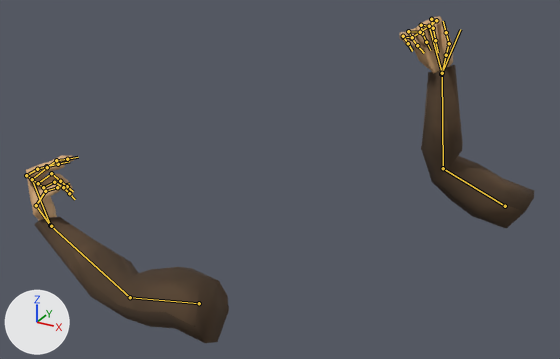
The FBX model fs_dev2_team_Deepest/Assets/Prefabs/Player/IKarm.fbx: old version first, new version second.
The view is the same before and after, from a camera (50 mm lens) standing at (1.9, -4.31, 2.42) and looking at (-0.42, -0.08, 0.31). The lights are fixed; the arrows at lower left show +X, +Y and +Z. The older version comes first. Both versions are drawn at frame 1 of the action 'Arms|SwordSwing'; the numbers are the values there. The bones that change, and the others that lie on the model, are drawn over the model as lines.
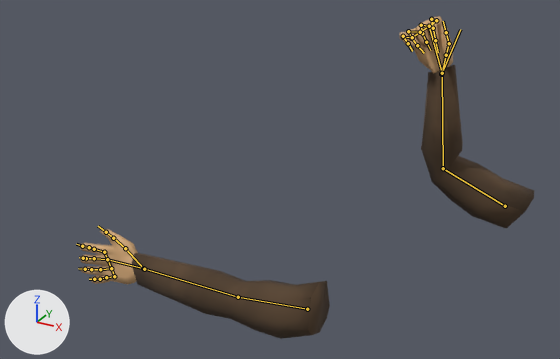
Location of each change, (x1, y1, x2, y2) in pixels of the pictures (560 x 359 px):
'Cylinder.001', posed (10% narrower): before (26, 16, 534, 343); after (79, 16, 534, 339)
bone 'SHOULDER.L', root to tip: before (199, 303) to (130, 297); after (307, 309) to (238, 297)
bone 'ARM.L', root to tip: before (130, 297) to (50, 225); after (238, 297) to (143, 268)
bone 'THUMB1.L', root to tip: before (50, 225) to (36, 205); after (143, 268) to (125, 248)
bone 'THUMB2.L', root to tip: before (36, 205) to (45, 191); after (125, 248) to (113, 238)
bone 'THUMB3.L', root to tip: before (45, 191) to (57, 187); after (113, 238) to (106, 232)
bone 'HAND.L', root to tip: before (50, 225) to (32, 179); after (143, 268) to (107, 259)
bone 'POINTER1.L', root to tip: before (26, 175) to (37, 169); after (104, 252) to (94, 249)
bone 'MIDDLE1.L', root to tip: before (32, 179) to (47, 167); after (107, 259) to (94, 258)
bone 'RING1.L', root to tip: before (38, 183) to (51, 173); after (111, 268) to (100, 269)
bone 'RING2.L', root to tip: before (51, 173) to (60, 181); after (100, 269) to (91, 269)
bone 'PINKY1.L', root to tip: before (43, 187) to (54, 182); after (114, 276) to (106, 277)
bone 'PINKY2.L', root to tip: before (54, 182) to (63, 187); after (106, 277) to (100, 279)
bone 'PINKY3.L', root to tip: before (63, 187) to (69, 193); after (100, 279) to (94, 279)

Diff of the bpy script that builds the scene:
```diff
--- a/fs_dev2_team_Deepest/Assets/Prefabs/Player/IKarm.fbx.py
+++ b/fs_dev2_team_Deepest/Assets/Prefabs/Player/IKarm.fbx.py
@@ bone_shoulder_l @@
 bone_shoulder_l = bpy.data.objects['Arms'].pose.bones['SHOULDER.L']
-bone_shoulder_l.location = (-0.76, 0.302, 0.054)
-bone_shoulder_l.rotation_quaternion = (-0.432, 0.032, 0.9, -0.042)  # degrees (9, -129, -9)
+bone_shoulder_l.location = (0.0, 0.049, -0.361)
+bone_shoulder_l.rotation_quaternion = (1.0, 0.0, 0.0, 0.0)  # degrees (0, 0, 0)
@@ bone_arm_l @@
 bone_arm_l = bpy.data.objects['Arms'].pose.bones['ARM.L']  # child of 'SHOULDER.L'
-bone_arm_l.rotation_quaternion = (0.937, -0.279, 0.106, -0.181)  # degrees (-34, 6, -24)
+bone_arm_l.rotation_quaternion = (1.0, 0.0, 0.0, 0.0)  # degrees (0, 0, 0)
@@ bone_thumb1_l @@
 bone_thumb1_l = bpy.data.objects['Arms'].pose.bones['THUMB1.L']  # child of 'ARM.L'
-bone_thumb1_l.rotation_quaternion = (0.763, 0.052, 0.173, -0.621)  # degrees (-8, 19, -80)
+bone_thumb1_l.rotation_quaternion = (1.0, 0.0, 0.0, 0.0)  # degrees (0, 0, 0)
@@ bone_thumb2_l @@
 bone_thumb2_l = bpy.data.objects['Arms'].pose.bones['THUMB2.L']  # child of 'THUMB1.L'
-bone_thumb2_l.rotation_quaternion = (0.883, 0.0, 0.041, -0.467)  # degrees (-2, 4, -56)
+bone_thumb2_l.rotation_quaternion = (1.0, 0.0, 0.0, 0.0)  # degrees (0, 0, 0)
@@ bone_thumb3_l @@
 bone_thumb3_l = bpy.data.objects['Arms'].pose.bones['THUMB3.L']  # child of 'THUMB2.L'
-bone_thumb3_l.rotation_quaternion = (0.881, 0.13, 0.312, -0.33)  # degrees (2, 40, -40)
+bone_thumb3_l.rotation_quaternion = (1.0, 0.0, 0.0, 0.0)  # degrees (0, 0, 0)
@@ bone_hand_l @@
 bone_hand_l = bpy.data.objects['Arms'].pose.bones['HAND.L']  # child of 'ARM.L'
-bone_hand_l.rotation_quaternion = (0.795, 0.005, 0.542, -0.273)  # degrees (-35, 60, -58)
+bone_hand_l.rotation_quaternion = (1.0, 0.0, 0.0, 0.0)  # degrees (0, 0, 0)
@@ bone_pointer1_l @@
 bone_pointer1_l = bpy.data.objects['Arms'].pose.bones['POINTER1.L']  # child of 'HANDBONE1.L'
-bone_pointer1_l.rotation_quaternion = (0.687, 0.083, -0.147, -0.707)  # degrees (19, -5, -92)
+bone_pointer1_l.rotation_quaternion = (1.0, 0.0, 0.0, 0.0)  # degrees (0, 0, 0)
@@ bone_middle1_l @@
 bone_middle1_l = bpy.data.objects['Arms'].pose.bones['MIDDLE1.L']  # child of 'HAND.L'
-bone_middle1_l.rotation_quaternion = (0.734, 0.138, -0.021, -0.665)  # degrees (13, 9, -83)
+bone_middle1_l.rotation_quaternion = (1.0, 0.0, 0.0, 0.0)  # degrees (0, 0, 0)
@@ bone_ring1_l @@
 bone_ring1_l = bpy.data.objects['Arms'].pose.bones['RING1.L']  # child of 'HANDBONE2.L'
-bone_ring1_l.rotation_quaternion = (0.747, 0.144, 0.066, -0.646)  # degrees (8, 16, -81)
+bone_ring1_l.rotation_quaternion = (1.0, 0.0, 0.0, 0.0)  # degrees (0, 0, 0)
@@ bone_ring2_l @@
 bone_ring2_l = bpy.data.objects['Arms'].pose.bones['RING2.L']  # child of 'RING1.L'
-bone_ring2_l.rotation_quaternion = (0.814, 0.022, -0.137, -0.565)  # degrees (11, -11, -71)
+bone_ring2_l.rotation_quaternion = (1.0, 0.0, 0.0, 0.0)  # degrees (0, 0, 0)
@@ bone_pinky1_l @@
 bone_pinky1_l = bpy.data.objects['Arms'].pose.bones['PINKY1.L']  # child of 'HANDBONE3.L'
-bone_pinky1_l.rotation_quaternion = (0.695, 0.088, 0.108, -0.705)  # degrees (-2, 16, -91)
+bone_pinky1_l.rotation_quaternion = (1.0, 0.0, 0.0, 0.0)  # degrees (0, 0, 0)
@@ bone_pinky2_l @@
 bone_pinky2_l = bpy.data.objects['Arms'].pose.bones['PINKY2.L']  # child of 'PINKY1.L'
-bone_pinky2_l.rotation_quaternion = (0.894, -0.015, -0.03, -0.447)  # degrees (0, -4, -53)
+bone_pinky2_l.rotation_quaternion = (1.0, 0.0, 0.0, 0.0)  # degrees (0, 0, 0)
@@ bone_pinky3_l @@
 bone_pinky3_l = bpy.data.objects['Arms'].pose.bones['PINKY3.L']  # child of 'PINKY2.L'
-bone_pinky3_l.rotation_quaternion = (0.991, -0.038, -0.03, -0.125)  # degrees (-4, -4, -14)
+bone_pinky3_l.rotation_quaternion = (1.0, 0.0, 0.0, 0.0)  # degrees (0, 0, 0)
```
